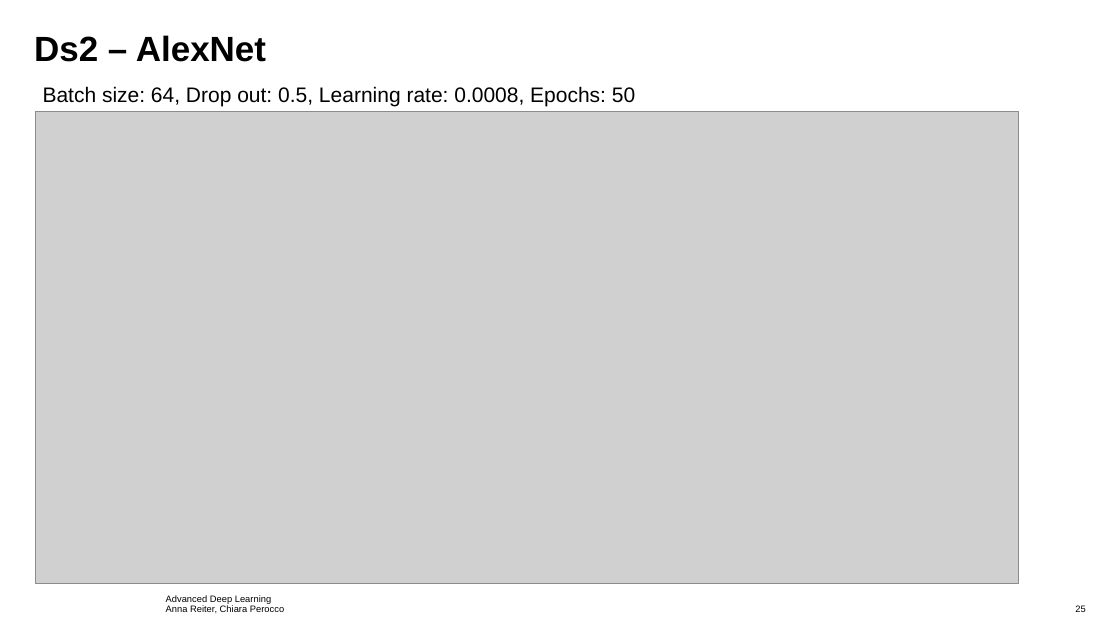
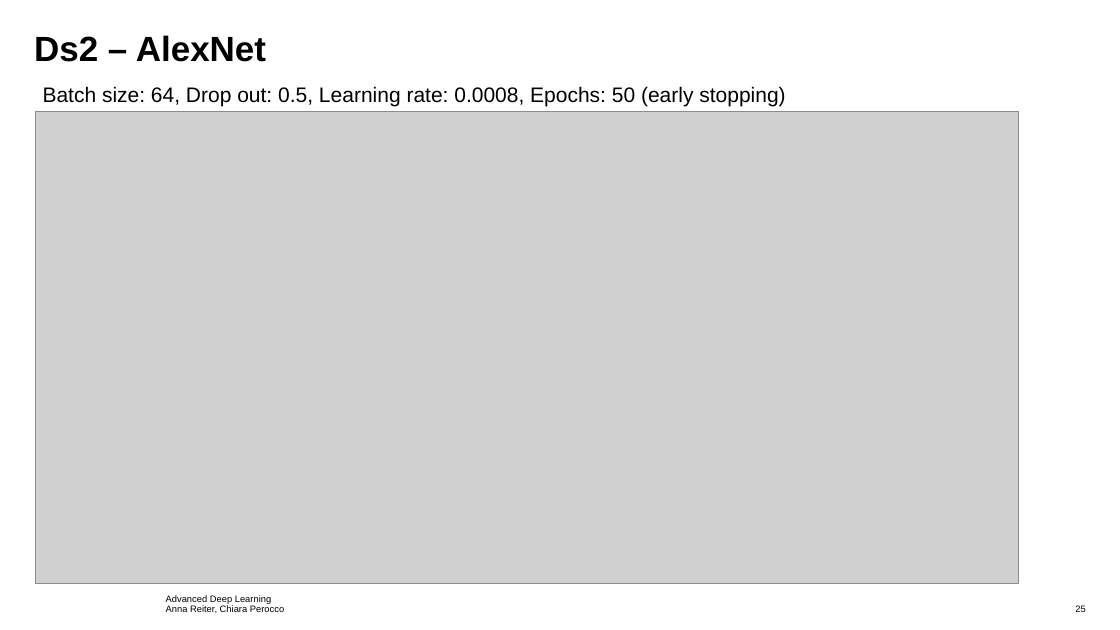
Before and after one commit to ChiaraPerocco/ADL-Project, a slide deck: slide 25 of Presentation/pres.pptx. Drawn at 1120x630 pixels with LibreOffice and Linux fonts; fonts in the diff are those of the drawing; grey boxes stand for pictures; background and template pictures are left out. Boxes give left, top, right and bottom in pixels: in the first picture for what was removed or moved away, otherwise in the second. Text is boxed around its words. In the diff, an @@ line names an element or a change of style, - is before the commit and + after.

```diff
--- a/Presentation/pres.pptx
+++ b/Presentation/pres.pptx
@@ text at (43, 86, 785, 107): text changed @@
-Batch size: 64, Drop out: 0.5, Learning rate: 0.0008, Epochs: 50
+Batch size: 64, Drop out: 0.5, Learning rate: 0.0008, Epochs: 50 (early stopping)
```
Also in this commit, not shown: 4 other slides changed, 10 other files.
